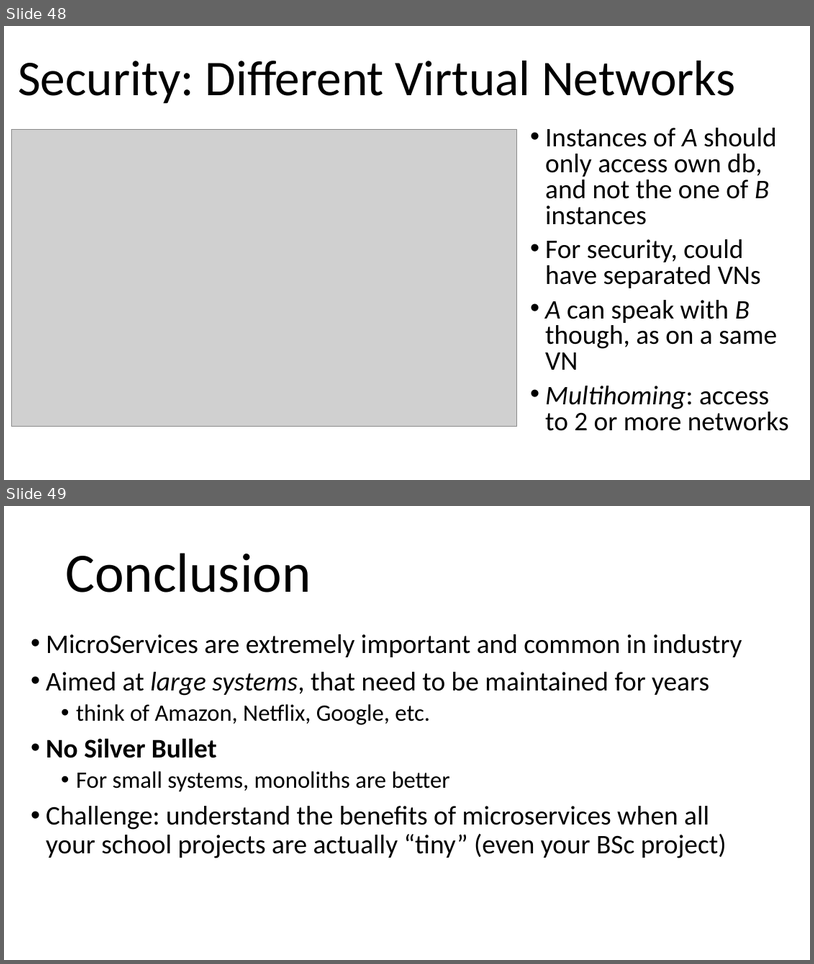
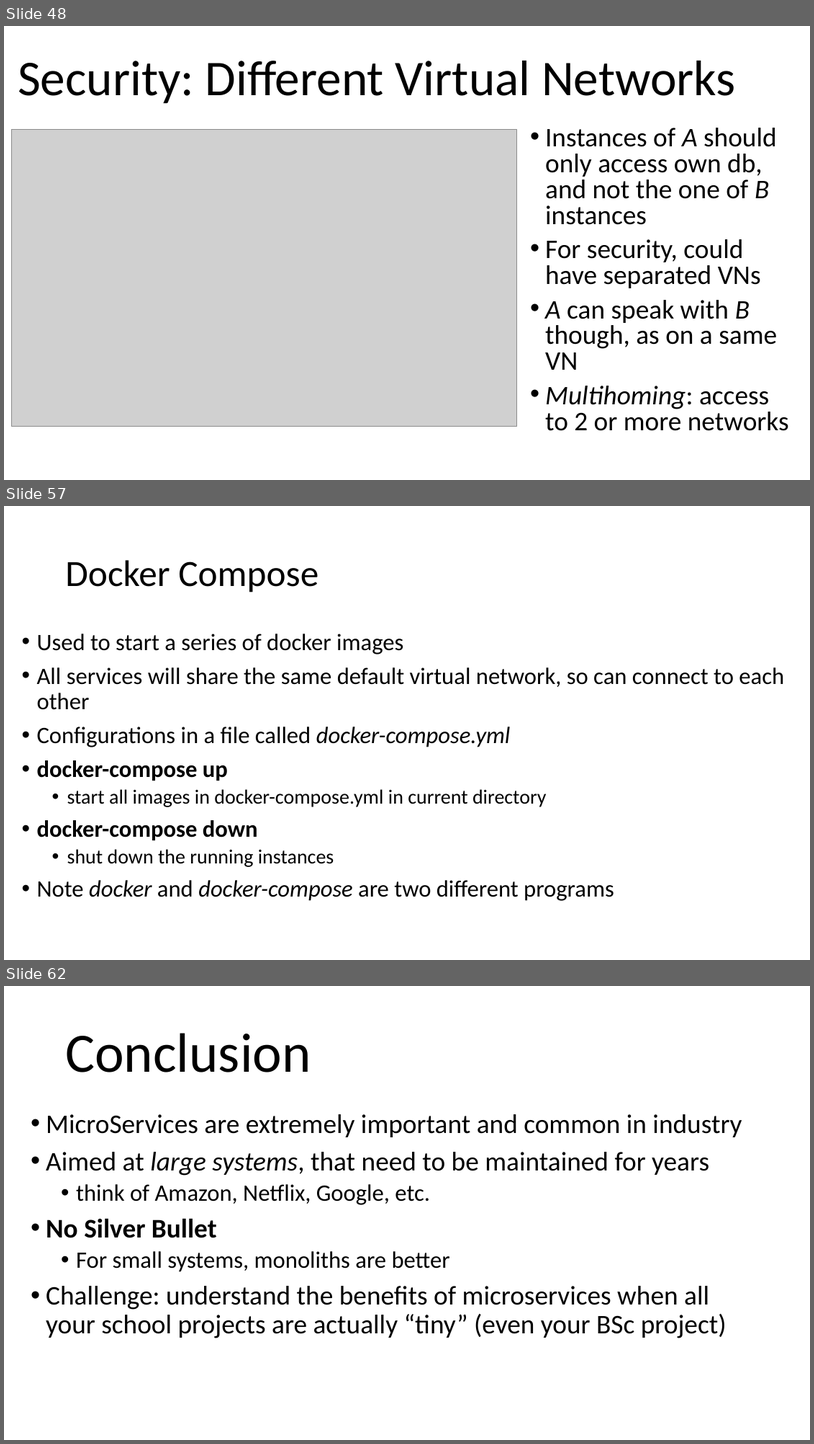
Before and after one commit to arcuri82/testing_security_development_enterprise_systems, a slide deck: doc/advanced/slides/lesson_08.pptx. Shown one above the other, each under a label of ours: slides 48 and 49 before the commit, slides 48, 57 and 62 after it; the slides between them are not shown. The pictures are 814x964 and 814x1444 pixels, drawn with LibreOffice and Linux fonts; fonts in the diff are those of the drawing; grey boxes stand for pictures. Boxes give left, top, right and bottom in pixels: in the first picture for what was removed or moved away, otherwise in the second. Text is boxed around its words. In the diff, an @@ line names an element or a change of style, - is before the commit and + after.

```diff
--- a/doc/advanced/slides/lesson_08.pptx
+++ b/doc/advanced/slides/lesson_08.pptx
@@ slide 57 added at (4, 506, 810, 960), background #FFFFFF @@
@@ title added at (65, 560, 319, 592), 44 pt, text #000000 @@
+Docker Compose
@@ text added at (37, 633, 784, 901), 28 pt, text #000000 @@
+• Used to start a series of docker images
+• All services will share the same default virtual network, so can connect to each other
+• Configurations in a file called docker-compose.yml
+• docker-compose up
+  • start all images in docker-compose.yml in current directory
+• docker-compose down
+  • shut down the running instances
+• Note docker and docker-compose are two different programs
@@ what was slide 49 is now slide 62 @@
```
Also in this commit, not shown: 1 slide changed, 13 other slides added, 1 slide removed, 1 other file.
